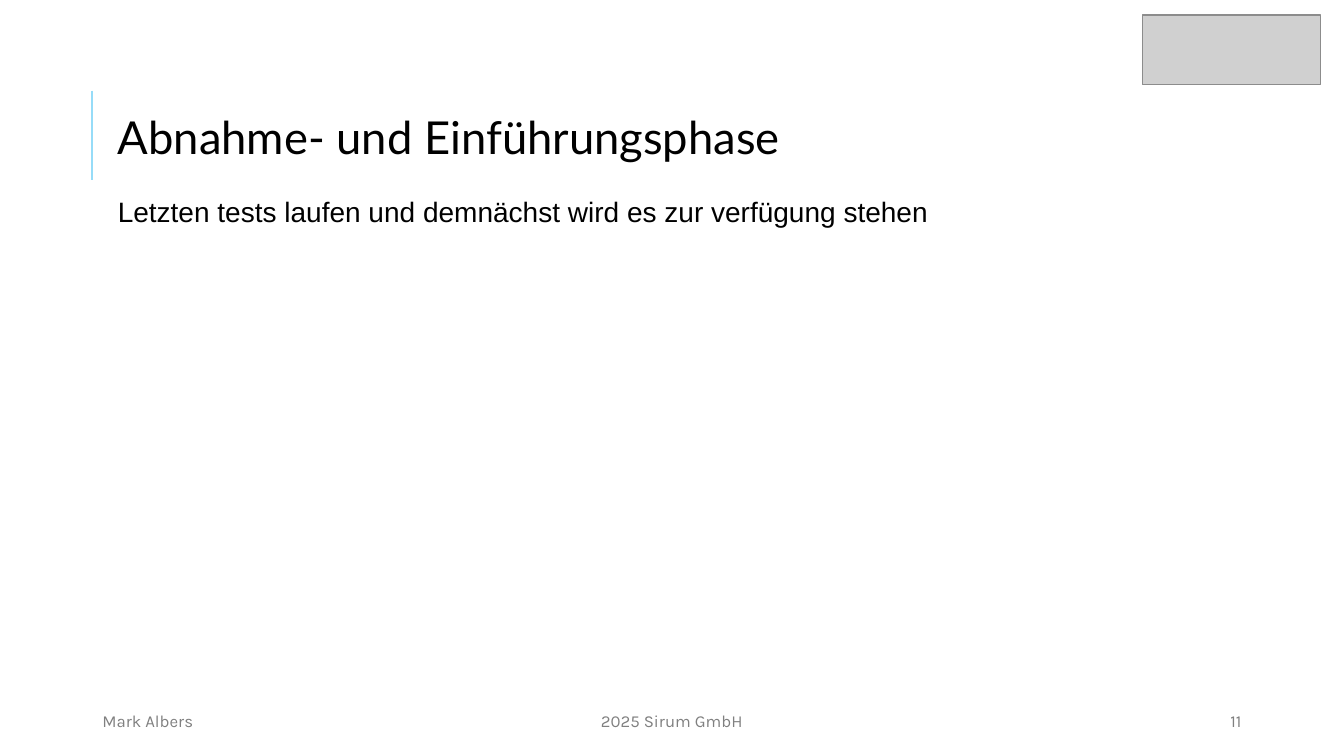
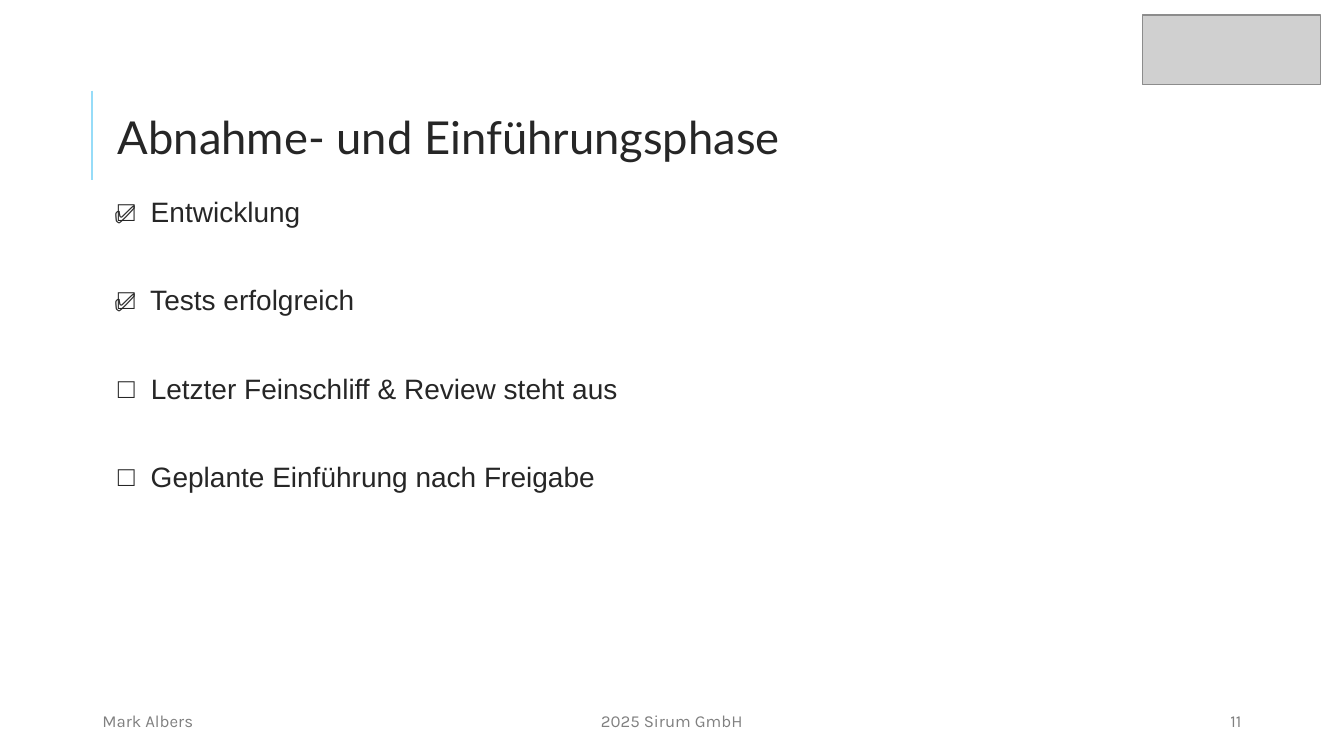
Before and after one commit to mork02/IHK-Projekt, a slide deck: slide 11 of Präsentation/Entwicklung eines Odoo-Moduls zur ZIP-komprimierten Dateiverwaltung im Dokumentenmanagementsystem.pptx. Drawn at 1344x756 pixels with LibreOffice and Linux fonts; fonts in the diff are those of the drawing; grey boxes stand for pictures. Boxes give left, top, right and bottom in pixels: in the first picture for what was removed or moved away, otherwise in the second. Text is boxed around its words. In the diff, an @@ line names an element or a change of style, - is before the commit and + after.

Commit message:
update

```diff
--- a/Präsentation/Entwicklung eines Odoo-Moduls zur ZIP-komprimierten Dateiverwaltung im Dokumentenmanagementsystem.pptx
+++ b/Präsentation/Entwicklung eines Odoo-Moduls zur ZIP-komprimierten Dateiverwaltung im Dokumentenmanagementsystem.pptx
@@ title "Abnahme- und Einführungsphase" at (118,120,780,163): text colour #000000 to #262626 @@
@@ text added at (104,194,154,234), 18 pt, text #2D2D2D @@
+✅
@@ text at (150,201,617,493): text changed; text colour #000000 to #262626 @@
-Letzten tests laufen und demnächst wird es zur verfügung stehen
+□ Entwicklung
+□ Tests erfolgreich
+□ Letzter Feinschliff & Review steht aus
+□ Geplante Einführung nach Freigabe
@@ text added at (104,281,154,322), 18 pt, text #2D2D2D @@
+✅
```
Also in this commit, not shown: 13 other slides changed, 1 slide added.
